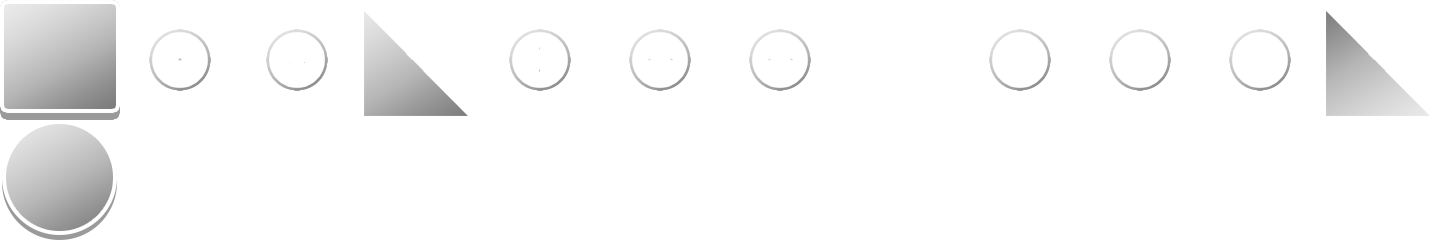
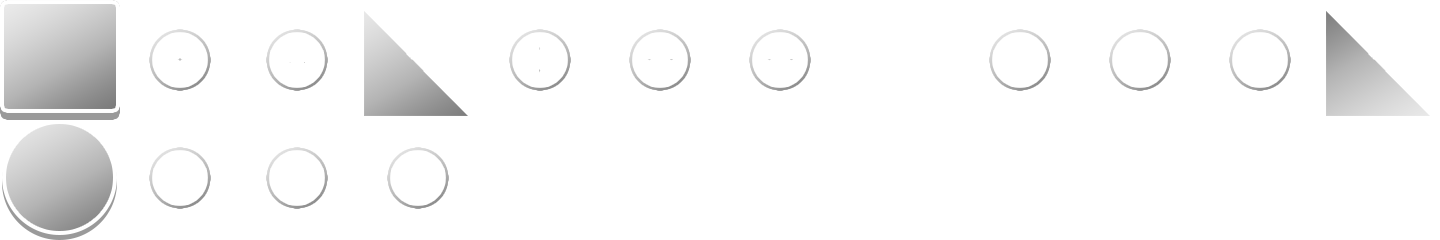
Layer changes from the first 1440 x 240 image to the second:
added group "Группа 1 копия 8" with 10 layers above "Группа 1 копия 6" over [387, 147, 449, 209]
added layer "Слой 6 копия 10" in group "Группа 1 копия 8" over [434, 194, 441, 201]
added layer "Слой 6 копия 9" in group "Группа 1 копия 8" over [395, 194, 401, 200]
added layer "Слой 6 копия 8" in group "Группа 1 копия 8" over [395, 155, 402, 162]
added layer "Слой 6 копия 7" in group "Группа 1 копия 8" over [434, 155, 442, 164]
added layer "BlockVerForce копия 3" (1st of 7, in "Группа 1 копия 8") in group "Группа 1 копия 8" over [387, 147, 449, 209]
added group "Группа 1 копия 6" with 2 layers above "Группа 1 копия 5" over [266, 147, 328, 209]
added layer "BlockVerForce копия 3" (2nd of 7, in "Группа 1 копия 6") in group "Группа 1 копия 6" over [266, 147, 328, 209]
added group "Группа 1 копия 5" with 5 layers above "Эллипс 1" over [149, 147, 211, 209]
added layer "BlockVerForce копия 4" in group "Группа 1 копия 5" over [158, 156, 203, 201]
added layer "BlockVerForce копия 3" (3rd of 7, in "Группа 1 копия 5") in group "Группа 1 копия 5" over [149, 147, 211, 209]
